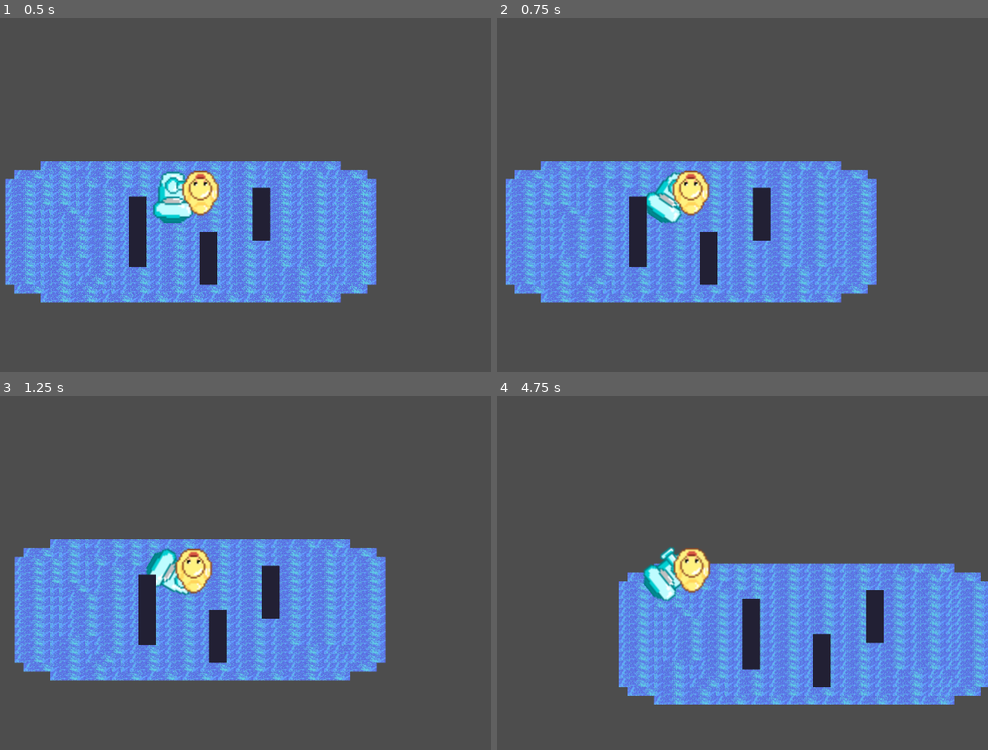
Above: before the commit, frames 1-4 (two rows, left to right).
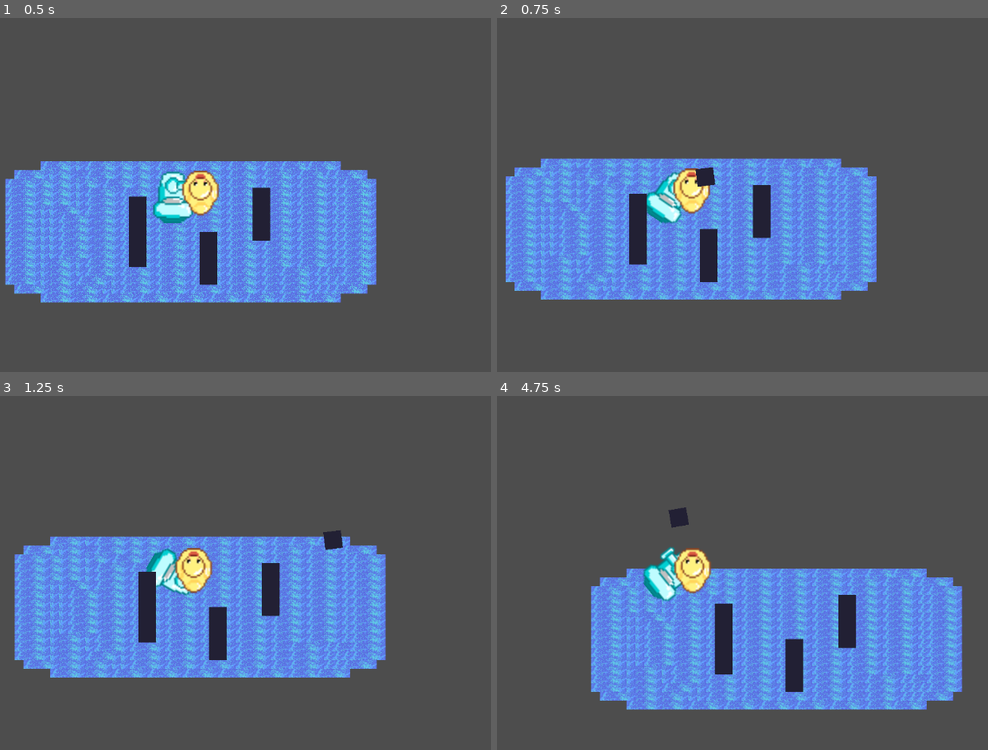
Above: after the commit, the same moments.

Repository: Butlchr17/BubbleBoats2
Game: Godot game, scene res://Scenes/Scene(1).tscn
Same seed, same stepped clock (60 frames per second), same inputs: the game is played once before the commit and once after it.
Inputs (mouse positions are in pixels of both pictures, inside the frame that each line leads up to):
- Up to frame 1 (0.5 s): no input
- Up to frame 2 (0.75 s): move the mouse to (811, 177) at 0.52 s; hold D (Right) from 0.53 s (still down); click (811, 177) at 0.6 s
- Up to frame 3 (1.25 s): keep holding D (Right)
- Up to frame 4 (4.75 s): move the mouse to (541, 590) at 1.27 s; release D (Right) at 1.28 s; hold S (Down) 1.28-2.03 s; click (541, 590) at 1.35 s; move the mouse to (732, 495) at 2.02 s; hold D (Right) 2.03-2.78 s; hold Q 2.03-2.78 s; click (732, 495) at 2.3 s; move the mouse to (639, 647) at 2.77 s; hold W (Up) 2.78-3.53 s; click (639, 647) at 2.85 s; move the mouse to (860, 629) at 3.52 s; hold A (Left) from 3.53 s (still down); click (860, 629) at 3.6 s; move the mouse to (outside the picture) at 4.27 s; tap Q at 4.35 s; click (outside the picture) at 4.55 s

Frame 1 is identical in both runs. In frame 2, 14% of the frame differs, in the area x 1-78%, y 39-81%; in frame 3, 14%; in frame 4, 21%, in the area x 19-100%, y 31-89%.

Commit message:
can shoot now

Diff:
--- a/bubbleboats2/Scenes/Scene(1).tscn
+++ b/bubbleboats2/Scenes/Scene(1).tscn
@@ -6,6 +6,7 @@
 [ext_resource type="Texture2D" uid="uid://c41l4ut3dtcji" path="res://Sprites/Water_tile.png" id="3_s2st7"]
 [ext_resource type="Script" path="res://Scripts/AICharacterMovement.gd" id="4_u5dsn"]
 [ext_resource type="Texture2D" uid="uid://cjdlcrlngkuus" path="res://Sprites/TempWallTile.png" id="5_5ebj0"]
+[ext_resource type="PackedScene" uid="uid://bvv03n2jq8duc" path="res://Scenes/projectile.tscn" id="7_i1dp2"]
 
 [sub_resource type="TileSetAtlasSource" id="TileSetAtlasSource_7g0i5"]
 texture = ExtResource("3_mtqth")
@@ -34,6 +35,7 @@
 [node name="Node2D" type="Node2D"]
 
 [node name="PlayerBoat" parent="." instance=ExtResource("1_vweqb")]
+bullet_scene = ExtResource("7_i1dp2")
 
 [node name="MapLayer" type="TileMapLayer" parent="."]
 z_index = -1
--- /dev/null
+++ b/bubbleboats2/Scenes/projectile.tscn
@@ -0,0 +1,15 @@
+[gd_scene load_steps=4 format=3 uid="uid://bvv03n2jq8duc"]
+
+[ext_resource type="Script" path="res://Scripts/Bullet.gd" id="1_niekt"]
+[ext_resource type="Texture2D" uid="uid://cjdlcrlngkuus" path="res://Sprites/TempWallTile.png" id="1_rord8"]
+
+[sub_resource type="CircleShape2D" id="CircleShape2D_a0eee"]
+
+[node name="Projectile" type="RigidBody2D"]
+script = ExtResource("1_niekt")
+
+[node name="CollisionShape2D" type="CollisionShape2D" parent="."]
+shape = SubResource("CircleShape2D_a0eee")
+
+[node name="Sprite2D" type="Sprite2D" parent="."]
+texture = ExtResource("1_rord8")
--- /dev/null
+++ b/bubbleboats2/Scripts/Bullet.gd
@@ -0,0 +1,14 @@
+extends RigidBody2D
+
+@export var speed = 450  # Speed of the bullet
+
+func _ready():
+	# Disable gravity for the bullet
+	gravity_scale = 0
+
+	# Adjust the direction of the bullet by 90 degrees clockwise
+	linear_velocity = Vector2.UP.rotated(rotation + deg_to_rad(90)) * speed
+
+	# Automatically delete the bullet after 2 seconds to avoid clutter
+	await get_tree().create_timer(1.0).timeout
+	queue_free()
--- a/bubbleboats2/Scripts/CharacterMovement.gd
+++ b/bubbleboats2/Scripts/CharacterMovement.gd
@@ -6,6 +6,7 @@
 @export var smoothing = 0.03     # Smoothing factor for input blending
 @export var max_velocity = 200   # Maximum speed for the boat
 @export var turret_angle_limit = 90.0 # Maximum turret rotation from the boat's forward direction
+@export var bullet_scene: PackedScene  # Drag and drop your bullet scene here
 
 var target_velocity = Vector2.ZERO  # Desired velocity
 var current_velocity = Vector2.ZERO # Current velocity (for momentum)
@@ -25,6 +26,10 @@
 	# Turret rotation (aims at the mouse position within the angle limit)
 	update_turret_rotation()
 
+	# Handle shooting when left mouse button is clicked
+	if Input.is_action_just_pressed("Fire"):
+		shoot()
+
 func update_turret_rotation():
 	# Get the angle to the mouse relative to the turret's position
 	var target_angle = (get_global_mouse_position() - global_position).angle()
@@ -40,6 +45,22 @@
 
 	# Set the turret's rotation relative to the boat, applying the offset back
 	$Turret.rotation = relative_angle - deg_to_rad(90)
+
+func shoot():
+	# Ensure the bullet scene is set
+	if bullet_scene == null:
+		print("Bullet scene not set!")
+		return
+
+	# Instantiate the bullet
+	var bullet = bullet_scene.instantiate()
+
+	# Set the bullet's position and rotation to match the turret
+	bullet.global_position = $Turret.global_position
+	bullet.rotation = $Turret.global_rotation
+
+	# Add the bullet to the current scene
+	get_tree().current_scene.add_child(bullet)
 
 func _physics_process(_delta: float) -> void:
 	get_input()
--- a/bubbleboats2/project.godot
+++ b/bubbleboats2/project.godot
@@ -13,6 +13,7 @@
 config/name="BubbleBoats2"
 run/main_scene="res://Scenes/Scene(1).tscn"
 config/features=PackedStringArray("4.3", "Forward Plus")
+config/icon="res://icon.svg"
 
 [dotnet]
 
@@ -44,3 +45,8 @@
 , Object(InputEventKey,"resource_local_to_scene":false,"resource_name":"","device":-1,"window_id":0,"alt_pressed":false …(186 unchanged characters)…
 ]
 }
+Fire={
+"deadzone": 0.5,
+"events": [Object(InputEventMouseButton,"resource_local_to_scene":false,"resource_name":"","device":-1,"window_id":0,"alt_pressed":false,"shift_pressed":false,"ctrl_pressed":false,"meta_pressed":false,"button_mask":1,"position":Vector2(336, 7),"global_position":Vector2(345, 53),"factor":1.0,"button_index":1,"canceled":false,"pressed":true,"double_click":false,"script":null)
+]
+}
Not shown: 1 places in bubbleboats2/Scenes/Scene(1).tscn that only renumber resources
